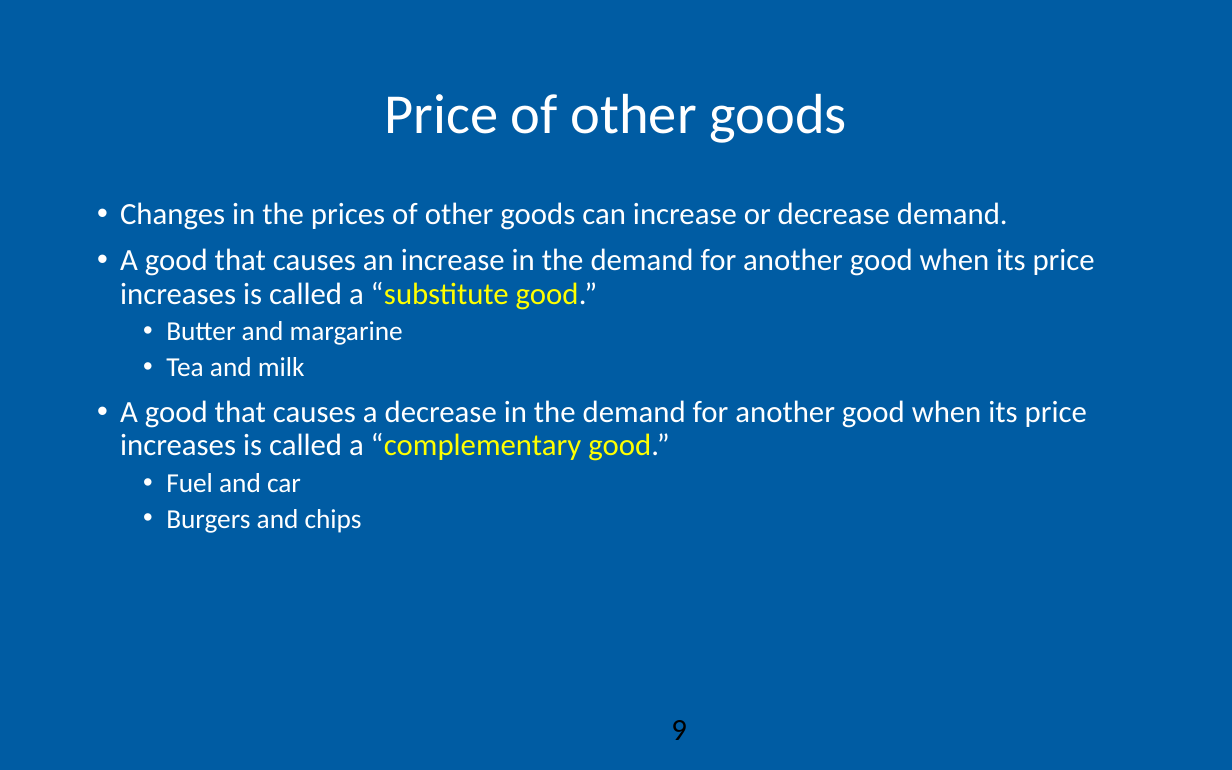
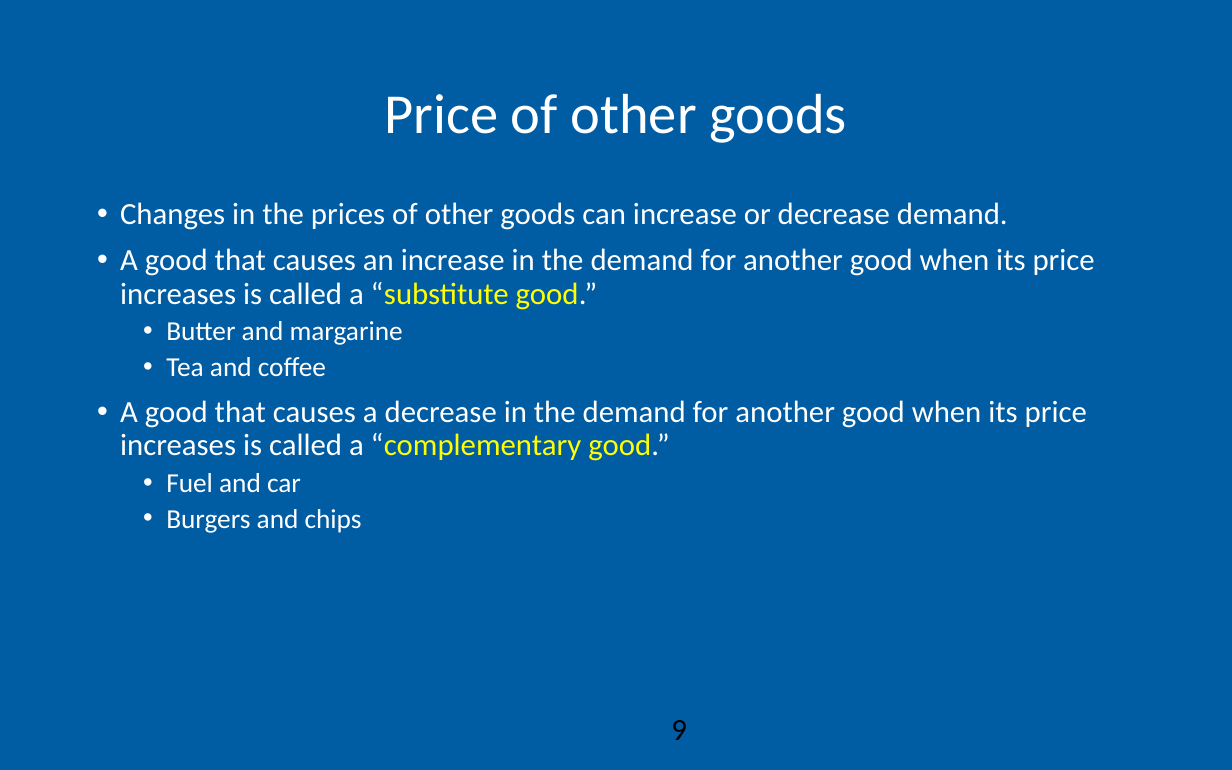
Before and after one commit to AEGDDI/idr305, a slide deck: slide 9 of lectures/L3.pptx. Drawn at 1232x770 pixels with LibreOffice and Linux fonts; fonts in the diff are those of the drawing; background and template pictures are left out. Boxes give left, top, right and bottom in pixels: in the first picture for what was removed or moved away, otherwise in the second. Text is boxed around its words. In the diff, an @@ line names an element or a change of style, - is before the commit and + after.

```diff
--- a/lectures/L3.pptx
+++ b/lectures/L3.pptx
@@ text at bbox=[166, 357, 326, 377]: text changed @@
-  • Tea and milk
+  • Tea and coffee
```
Also in this commit, not shown: 3 other slides changed, 4 slides added, 3 other files.
